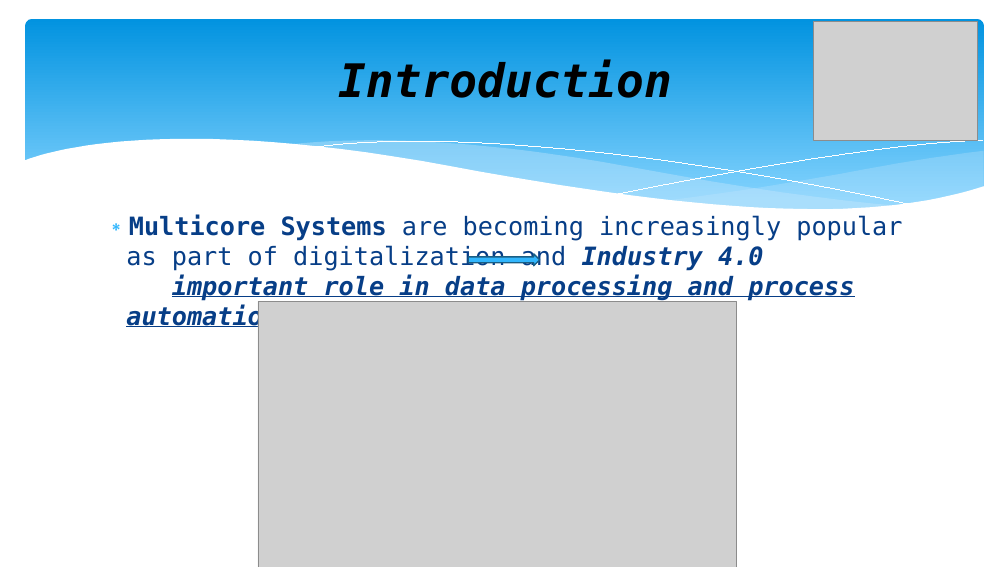
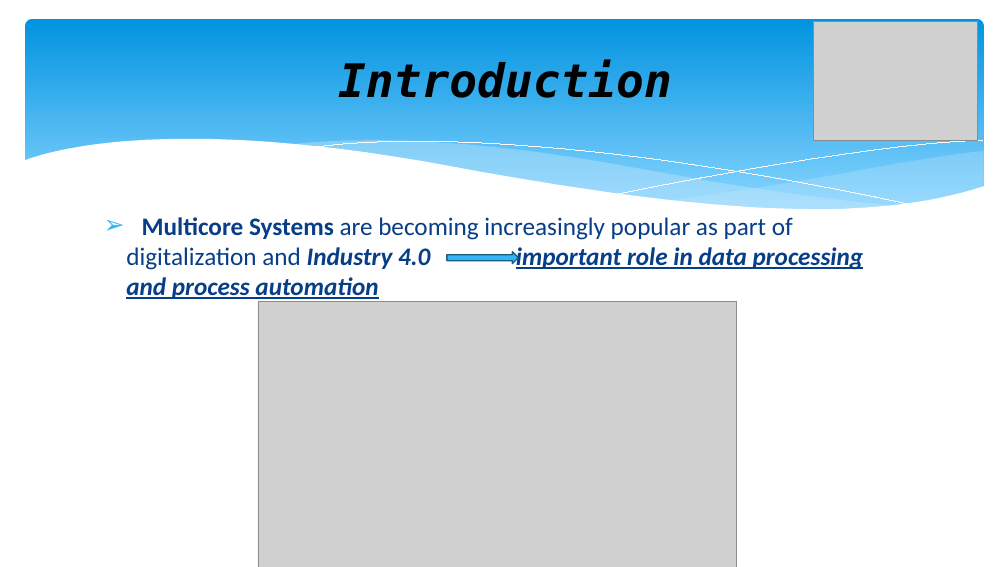
Before and after one commit to josephpal/esp32-ParallelProgramming, a slide deck: slide 3 of presentation/2019-11-05 - Presentation TMP Project.pptx. Drawn at 1008x567 pixels with LibreOffice and Linux fonts; fonts in the diff are those of the drawing; grey boxes stand for pictures. Boxes give left, top, right and bottom in pixels: in the first picture for what was removed or moved away, otherwise in the second. Text is boxed around its words. In the diff, an @@ line names an element or a change of style, - is before the commit and + after.

```diff
--- a/presentation/2019-11-05 - Presentation TMP Project.pptx
+++ b/presentation/2019-11-05 - Presentation TMP Project.pptx
@@ text "Multicore Systems are becoming increasingly ..." at (126,217,864,302): font DejaVu Sans Mono to Calibri; bullet ∗ to ➢ @@
@@ right arrow: place and size @@
-right arrow at (468,254,539,266)
+right arrow at (447,252,518,264)
```
Also in this commit, not shown: 2 other slides changed, 5 slides added, 4 slides removed, 2 other files.
